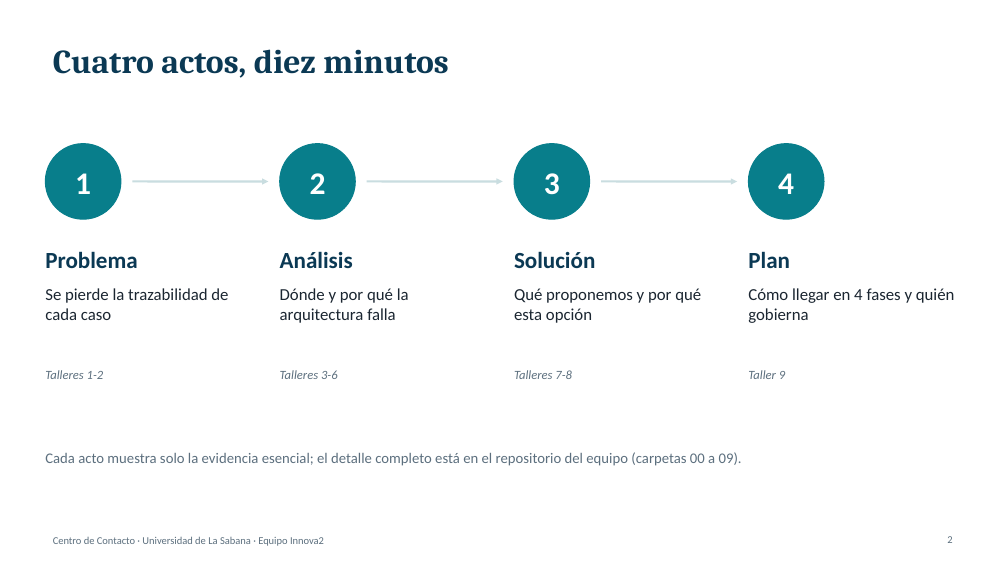
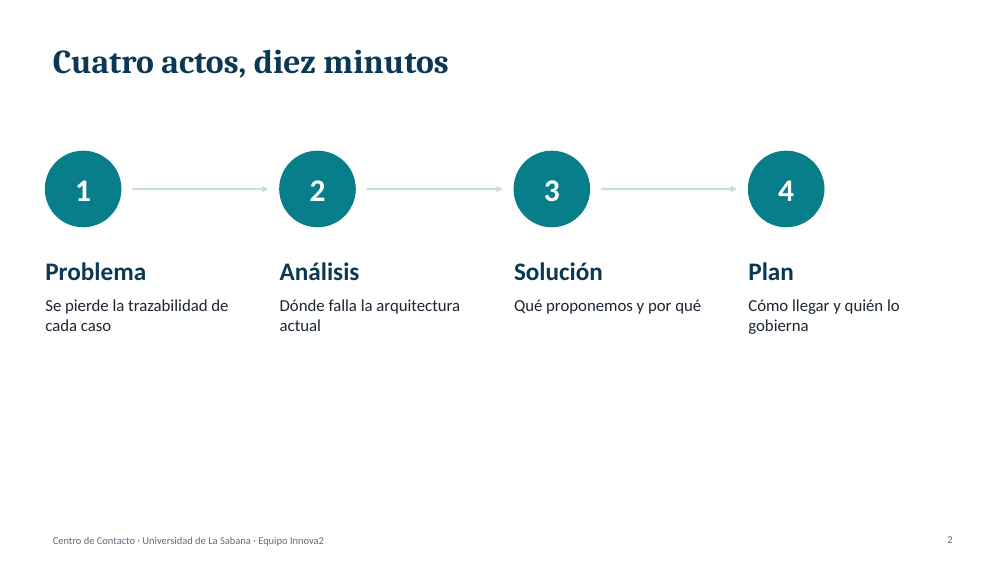
Before and after one commit to N1kxo/AREM-Innova2-JohannaMolina, a slide deck: slide 2 of 09-presentacion-final/presentacion.pptx. Drawn at 1008x567 pixels with LibreOffice and Linux fonts; fonts in the diff are those of the drawing. Boxes give left, top, right and bottom in pixels: in the first picture for what was removed or moved away, otherwise in the second. Text is boxed around its words. In the diff, an @@ line names an element or a change of style, - is before the commit and + after.

```diff
--- a/09-presentacion-final/presentacion.pptx
+++ b/09-presentacion-final/presentacion.pptx
@@ 4 texts, 4 ellipses: place and size @@
-4 texts, 4 ellipses at [45, 144, 824, 219]
+4 texts, 4 ellipses at [45, 151, 824, 227]
@@ 5 texts, 3 arrows: place and size @@
-5 texts, 3 arrows at [45, 181, 790, 320]
+5 texts, 3 arrows at [45, 189, 794, 331]
@@ size 22 to 24 pt in 4 elements at [45, 262, 146, 281], [280, 262, 360, 280], [514, 262, 603, 281], [748, 262, 794, 280] @@
@@ text at [280, 299, 460, 331]: text changed @@
-Dónde y por qué la arquitectura falla
+Dónde falla la arquitectura actual
@@ text at [514, 299, 701, 314]: text changed @@
-Qué proponemos y por qué esta opción
+Qué proponemos y por qué
@@ text at [748, 299, 900, 334]: text changed @@
-Cómo llegar en 4 fases y quién gobierna
+Cómo llegar y quién lo gobierna
@@ text removed at [45, 370, 104, 379] @@
-Talleres 1-2
@@ text removed at [280, 370, 338, 379] @@
-Talleres 3-6
@@ text removed at [514, 370, 572, 379] @@
-Talleres 7-8
@@ text removed at [748, 370, 785, 379] @@
-Taller 9
@@ text removed at [45, 452, 742, 466] @@
-Cada acto muestra solo la evidencia esencial; el detalle completo está en el repositorio del equipo (carpetas 00 a 09).
```
Also in this commit, not shown: 9 other slides changed, 17 other files.
